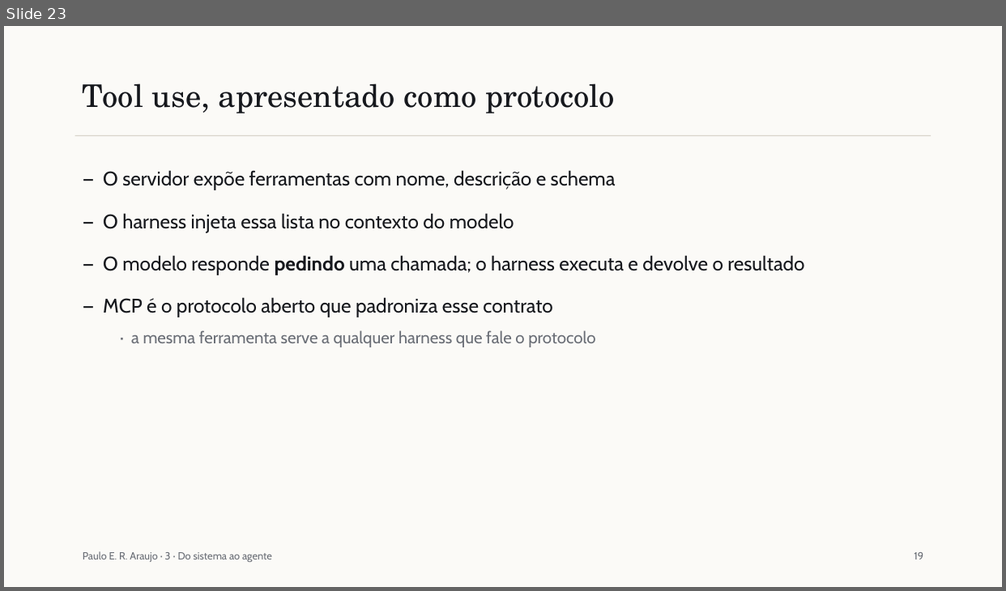
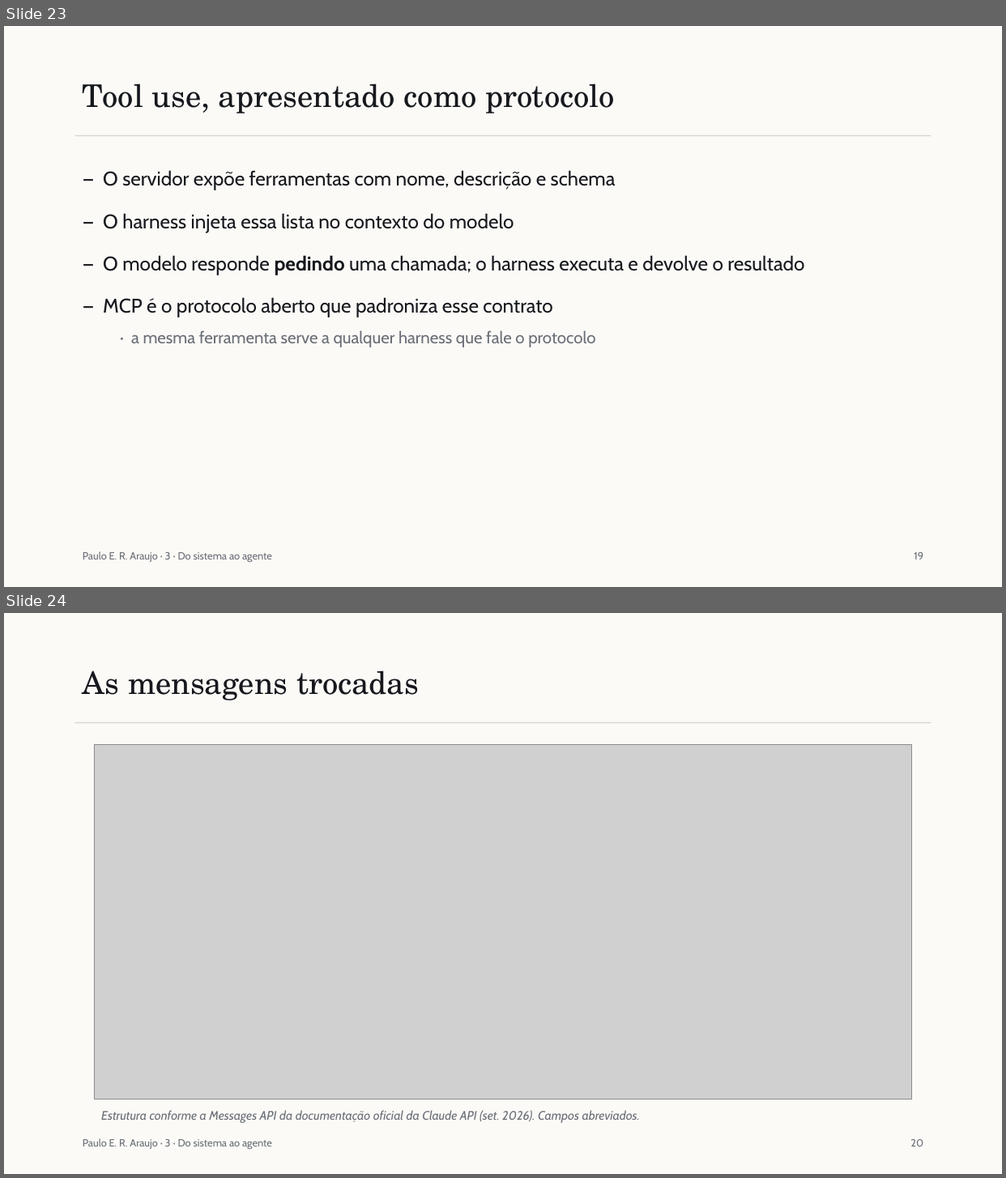
Before and after one commit to pumba-dev/claude-guide, a slide deck: slides/saida/aula-1.pptx. Shown one above the other, each under a label of ours: slide 23 before the commit, slides 23 and 24 after it. The pictures are 1006x591 and 1006x1178 pixels, drawn with LibreOffice and Linux fonts; fonts in the diff are those of the drawing; grey boxes stand for pictures. Boxes give left, top, right and bottom in pixels: in the first picture for what was removed or moved away, otherwise in the second. Text is boxed around its words. In the diff, an @@ line names an element or a change of style, - is before the commit and + after.

Commit message:
feat: teach the message types exchanged between harness and model
Adds a figure of a full turn (request, tool_use with stop_reason, tool_result,
end_turn) plus slides on roles, content blocks and the rules the harness
follows. Also fixes nested bold+code parsing in the deck builder.

```diff
--- a/slides/saida/aula-1.pptx
+++ b/slides/saida/aula-1.pptx
@@ slide 24 added at <box>4,613,1002,1174</box>, background #FBFAF7 @@
@@ text added at <box>83,671,419,700</box>, 30 pt, text #16181D @@
+As mensagens trocadas
@@ rectangle added at <box>75,722,931,723</box>, fill #D8D4CB @@
@@ picture added at <box>94,745,912,1100</box> @@
@@ text added at <box>101,1110,640,1123</box>, 12 pt, text #6A6E76, italic @@
+Estrutura conforme a Messages API da documentação oficial da Claude API (set. 2026). Campos abreviados.
@@ text added at <box>83,1139,272,1149</box>, 10 pt, text #6A6E76 @@
+Paulo E. R. Araujo · 3 · Do sistema ao agente
@@ text added at <box>910,1139,923,1147</box>, 10 pt, text #6A6E76 @@
+20
```
Also in this commit, not shown: 17 slides changed, 2 other slides added, 5 other files.
